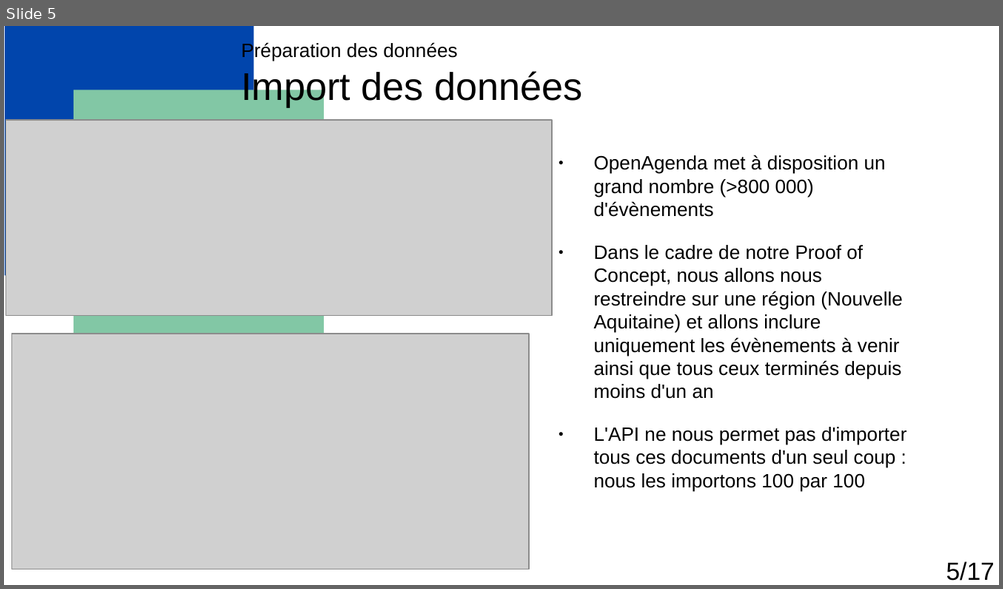
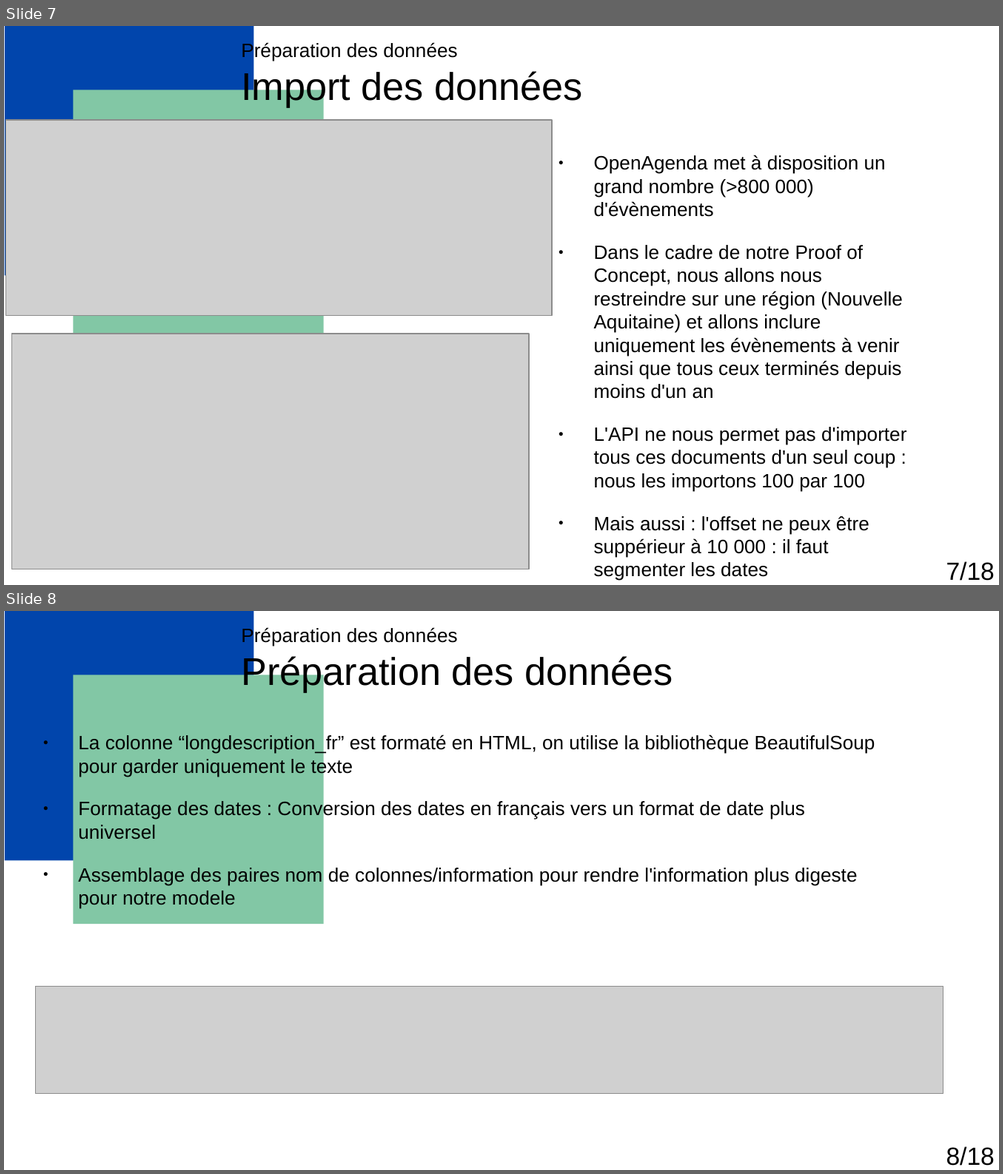
Before and after one commit to Florian-Biggio/Events-with-RAG, a slide deck: Biggio_Florian_1_presentation_052025.odp. Shown one above the other, each under a label of ours: slide 5 before the commit, slides 7 and 8 after it. The pictures are 1003x589 and 1003x1174 pixels, drawn with LibreOffice and Linux fonts; fonts in the diff are those of the drawing; grey boxes stand for pictures. Boxes give left, top, right and bottom in pixels: in the first picture for what was removed or moved away, otherwise in the second. Text is boxed around its words. In the diff, an @@ line names an element or a change of style, - is before the commit and + after.

```diff
--- a/Biggio_Florian_1_presentation_052025.odp
+++ b/Biggio_Florian_1_presentation_052025.odp
@@ slide 8 added at (4, 611, 999, 1170), background #FFFFFF; not listed: 5 template elements that a slide beside it also shows @@
@@ title added at (241, 627, 672, 692), 14 pt, text #000000 @@
+Préparation des données
+Préparation des données
@@ text added at (78, 734, 875, 909), 14 pt, text #000000 @@
+● La colonne “longdescription_fr” est formaté en HTML, on utilise la bibliothèque BeautifulSoup pour garder uniquement le texte
+● Formatage des dates : Conversion des dates en français vers un format de date plus universel
+● Assemblage des paires nom de colonnes/information pour rendre l'information plus digeste pour notre modele
@@ picture added at (35, 987, 942, 1094) @@
@@ text added at (946, 1147, 994, 1166), 18 pt, text #000000 @@
+8/18
@@ what was slide 5 is now slide 7 @@
@@ slide 7 changed as well @@
@@ text at (594, 517, 869, 581): paragraph added @@
+● Mais aussi : l'offset ne peux être suppérieur à 10 000 : il faut segmenter les dates
@@ text at (946, 562, 994, 581): text changed @@
-5/17
+7/18
```
Also in this commit, not shown: 6 other slides changed, 10 other slides added, 12 slides removed, 25 other files.
